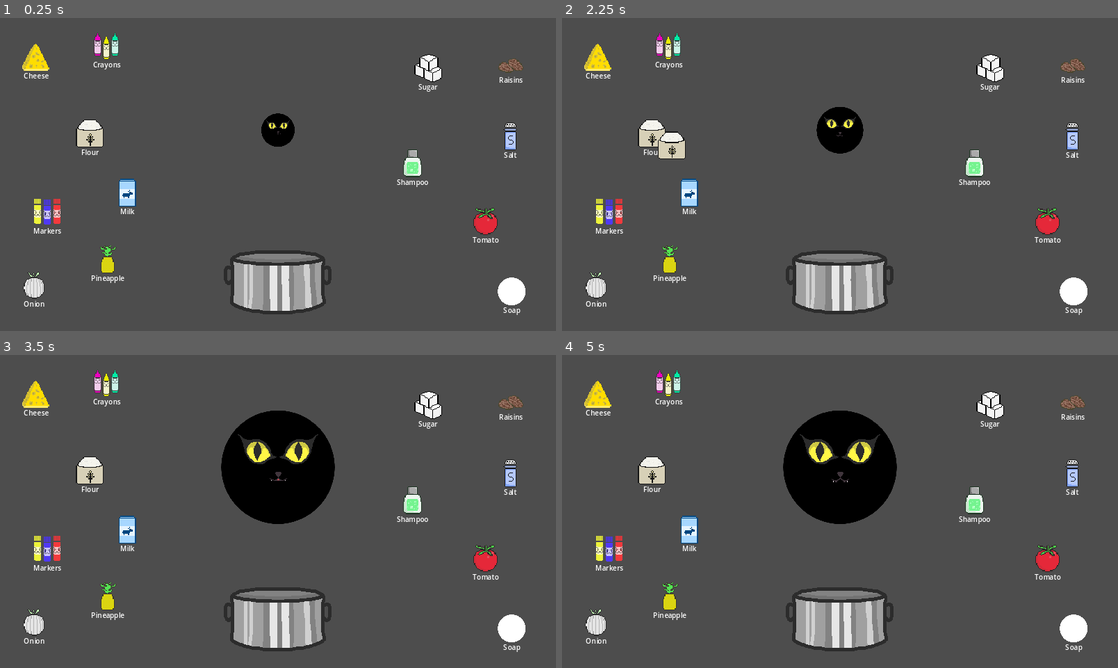
Above: before the commit, frames 1-4 (two rows, left to right).
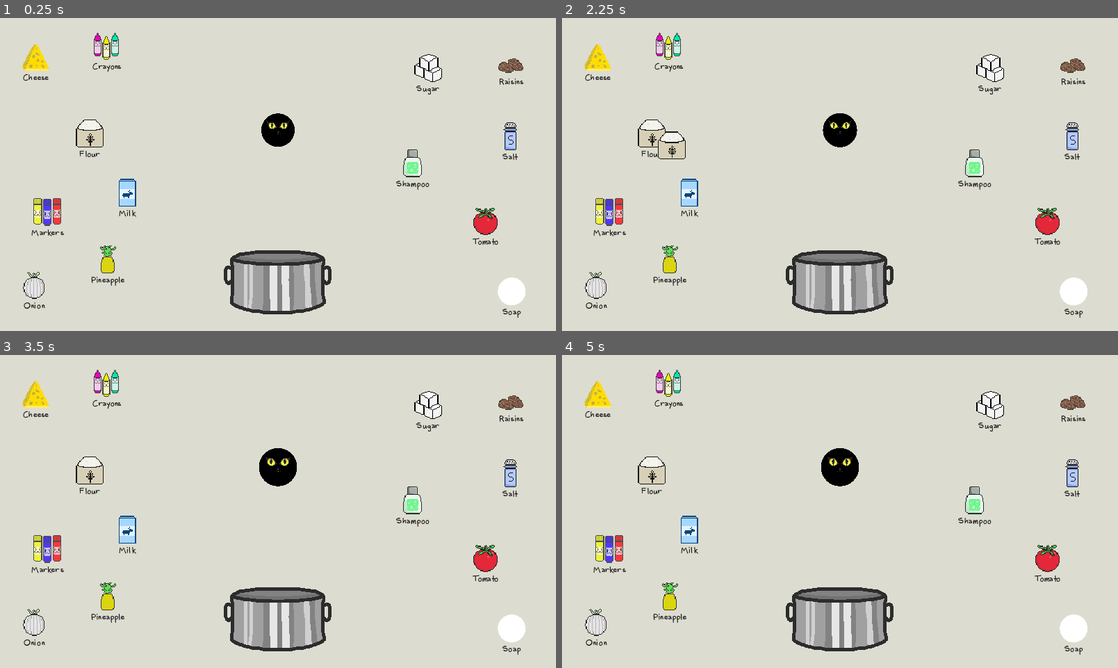
Above: after the commit, the same moments.

Repository: saangosu/Feed-The-Void
Game: Godot game, scene res://levels/main.tscn
Two runs of this game, one before a commit and one after it. Both use one fixed random seed, a clock stepped at 60 frames per second and the inputs below. Sound files missing from this copy of the repository are replaced by a short silence.
Inputs (mouse positions are in pixels of both pictures, inside the frame that each line leads up to):
- Up to frame 1 (0.25 s): no input
- Up to frame 2 (2.25 s): tap Enter at 0.5 s; move the mouse to (595, 58) at 0.52 s; click (595, 58) at 0.67 s; move the mouse to (667, 49) at 1.27 s; click (667, 49) at 1.42 s; move the mouse to (650, 136) at 2.02 s; click (650, 136) at 2.17 s
- Up to frame 3 (3.5 s): move the mouse to (50, 552) at 2.77 s; click (50, 552) at 2.92 s
- Up to frame 4 (5 s): tap Space at 3.5 s; move the mouse to (689, 533) at 3.52 s; click (689, 533) at 3.67 s; tap Enter at 4.25 s; move the mouse to (595, 624) at 4.27 s; click (595, 624) at 4.42 s

The runs differ from the first frame. In frame 1, 92% of the frame differs, in the area x 0-100%, y 0-100%; in frame 2, 92%; in frame 3, 92%; in frame 4, 92%.

Commit message:
done uwu

Diff:
--- a/entities/void_creature.gd
+++ b/entities/void_creature.gd
@@ -28,6 +28,7 @@
 		CustomGlobal.isCooking = false
 		food_value = CustomGlobal.ingredients_value
 		$Mouth.play("Nom")
+		$NommingAudio.play()
 		$EatingTimer.start()
 
 
@@ -35,7 +36,9 @@
 	if !CustomGlobal.has_won:
 		if food_value > 0:
 			if scale.y < maxSize:
-				scale += Vector2(.002, .002) * 50
+				if !$GrowAudio.playing:
+					$GrowAudio.play()
+				scale += Vector2(.006, .006)
 				food_value -= 0.2
 				sizePercentage = scale.y * 100 / maxSize
 			else:
@@ -45,7 +48,9 @@
 			if food_value+0.2 >=0:
 				food_value = 0
 			elif scale.y > minSize:
-				scale -= Vector2(.002, .002)
+				if !$ShrinkAudio.playing:
+					$ShrinkAudio.play()
+				scale -= Vector2(.006, .006)
 				food_value += 0.2
 				sizePercentage = scale.y * 100 / maxSize
 			else:
--- a/entities/void_creature.tscn
+++ b/entities/void_creature.tscn
@@ -18,6 +18,9 @@
 [ext_resource type="Texture2D" uid="uid://cnlc6usnxpwxr" path="res://assets/art/mouth/mlem/mlem_mouth_0004.png" id="13_6pmwp"]
 [ext_resource type="Texture2D" uid="uid://cu1dl4whvhic" path="res://assets/art/mouth/mlem/mlem_mouth_0005.png" id="14_bdwpf"]
 [ext_resource type="Texture2D" uid="uid://csub7h50ct68" path="res://assets/art/mouth/open/open_mouth_0004.png" id="19_jhyd5"]
+[ext_resource type="AudioStream" uid="uid://cdd0muopk1vw3" path="res://assets/sound/nomnomnomnomnomnomnom.mp3" id="19_vj1va"]
+[ext_resource type="AudioStream" uid="uid://c2kfcqs7tt1cd" path="res://assets/sound/smol_noise.mp3" id="20_514e5"]
+[ext_resource type="AudioStream" uid="uid://bvb0stxq8n1ba" path="res://assets/sound/big_noise.mp3" id="21_mqxi4"]
 
 [sub_resource type="SpriteFrames" id="SpriteFrames_cf10s"]
 animations = [{
@@ -195,6 +198,15 @@
 [node name="EatingTimer" type="Timer" parent="."]
 wait_time = 3.0
 one_shot = true
+
+[node name="NommingAudio" type="AudioStreamPlayer2D" parent="."]
+stream = ExtResource("19_vj1va")
+
+[node name="ShrinkAudio" type="AudioStreamPlayer2D" parent="."]
+stream = ExtResource("20_514e5")
+
+[node name="GrowAudio" type="AudioStreamPlayer2D" parent="."]
+stream = ExtResource("21_mqxi4")
 
 [connection signal="animation_finished" from="EyeL" to="." method="_on_eye_l_animation_finished"]
 [connection signal="animation_finished" from="EyeR" to="." method="_on_eye_r_animation_finished"]
--- a/items/ingredient/ingredient_base.gd
+++ b/items/ingredient/ingredient_base.gd
@@ -49,6 +49,8 @@
 
 func move_to_cooking_pot(delta: float):
 	if is_moving:
+		if !$FlyAudio.playing:
+			$FlyAudio.play()
 		ingredient_moving.global_position = ingredient_moving.global_position.move_toward(ingredient_destination.global_position, delta*move_speed)
 	if ingredient_moving != null && ingredient_moving.global_position == ingredient_destination.global_position:
 		is_moving = false
@@ -64,6 +66,7 @@
 			if !is_moving && CustomGlobal.ingredients_limit > CustomGlobal.ingredients_count:
 				set_ingredient_moving()
 				CustomGlobal.add_ingredient(label, ingredient_value, ingredient_multiplier)
+
 				is_moving = true
 
 
--- a/items/ingredient/ingredient_base.tscn
+++ b/items/ingredient/ingredient_base.tscn
@@ -1,7 +1,13 @@
-[gd_scene load_steps=4 format=3 uid="uid://c0ubuu8ewrh"]
+[gd_scene load_steps=7 format=3 uid="uid://c0ubuu8ewrh"]
 
 [ext_resource type="Script" path="res://items/ingredient/ingredient_base.gd" id="1_3oxu4"]
 [ext_resource type="Texture2D" uid="uid://bqwexe1go8gd5" path="res://addons/placeholders/circle.png" id="2_q22ul"]
+[ext_resource type="FontFile" uid="uid://dwtchfr018ffl" path="res://assets/fonts/funnytype.ttf" id="3_twkqv"]
+[ext_resource type="AudioStream" uid="uid://b6v5t8qlab064" path="res://assets/sound/fly_sound.mp3" id="4_ua0eo"]
+
+[sub_resource type="LabelSettings" id="LabelSettings_etofn"]
+font = ExtResource("3_twkqv")
+font_color = Color(0.0846899, 0.0846899, 0.0846899, 1)
 
 [sub_resource type="RectangleShape2D" id="RectangleShape2D_hfkqb"]
 size = Vector2(0, 0)
@@ -19,6 +25,7 @@
 [node name="Label" type="Label" parent="Anchor"]
 offset_right = 40.0
 offset_bottom = 23.0
+label_settings = SubResource("LabelSettings_etofn")
 horizontal_alignment = 1
 autowrap_mode = 2
 
@@ -27,6 +34,9 @@
 [node name="CollisionShape2D" type="CollisionShape2D" parent="Area2D"]
 shape = SubResource("RectangleShape2D_hfkqb")
 
+[node name="FlyAudio" type="AudioStreamPlayer2D" parent="."]
+stream = ExtResource("4_ua0eo")
+
 [connection signal="input_event" from="Area2D" to="." method="_on_area_2d_input_event"]
 [connection signal="mouse_entered" from="Area2D" to="." method="_on_area_2d_mouse_entered"]
 [connection signal="mouse_exited" from="Area2D" to="." method="_on_area_2d_mouse_exited"]
--- a/levels/main.gd
+++ b/levels/main.gd
@@ -17,3 +17,7 @@
 
 func _on_button_pressed():
 	get_tree().change_scene_to_file("res://levels/main.tscn")
+
+
+func _on_music_audio_finished():
+	$MusicAudio.play()
--- a/levels/main.tscn
+++ b/levels/main.tscn
@@ -17,9 +17,21 @@
 [ext_resource type="Texture2D" uid="uid://daoh4cxvs02vs" path="res://assets/art/shampoo.png" id="13_ij7kq"]
 [ext_resource type="Texture2D" uid="uid://bn2618hkva50j" path="res://assets/art/sugar.png" id="14_sdulf"]
 [ext_resource type="Texture2D" uid="uid://cwxcxaj5vvvrn" path="res://assets/art/tomato.png" id="15_flo7c"]
+[ext_resource type="FontFile" uid="uid://dwtchfr018ffl" path="res://assets/fonts/funnytype.ttf" id="18_33yxn"]
+[ext_resource type="AudioStream" uid="uid://f4u4y2dqo1mq" path="res://assets/sound/voidsa_nova_astrolazuli.mp3" id="18_e16j6"]
+
+[sub_resource type="LabelSettings" id="LabelSettings_icmj4"]
+font = ExtResource("18_33yxn")
 
 [node name="Main" type="Node2D"]
 script = ExtResource("1_g4juv")
+
+[node name="ColorRect" type="ColorRect" parent="."]
+light_mask = 0
+offset_right = 1282.0
+offset_bottom = 726.0
+mouse_filter = 2
+color = Color(0.867736, 0.86367, 0.81559, 1)
 
 [node name="VoidCreature" parent="." instance=ExtResource("4_2ifap")]
 position = Vector2(640, 258)
@@ -159,6 +171,7 @@
 saangoosu
 FeedTheMEe
 AstroLazuli"
+label_settings = SubResource("LabelSettings_icmj4")
 horizontal_alignment = 1
 
 [node name="Button" type="Button" parent="EndScreen"]
@@ -167,6 +180,13 @@
 offset_top = 524.0
 offset_right = 686.0
 offset_bottom = 555.0
+theme_override_fonts/font = ExtResource("18_33yxn")
 text = "Play again?"
 
+[node name="MusicAudio" type="AudioStreamPlayer2D" parent="."]
+stream = ExtResource("18_e16j6")
+volume_db = -10.895
+autoplay = true
+
 [connection signal="pressed" from="EndScreen/Button" to="." method="_on_button_pressed"]
+[connection signal="finished" from="MusicAudio" to="." method="_on_music_audio_finished"]
Not shown, added: assets/art/bg.png.import
Binary file added: assets/fonts/funnytype.ttf
Not shown, added: assets/fonts/funnytype.ttf.import
Not shown, added: assets/sound/big_noise.mp3.import
Not shown, added: assets/sound/fly_sound.mp3.import
Not shown, added: assets/sound/smol_noise.mp3.import
Not shown, added: assets/sound/voidsa_nova_astrolazuli.mp3.import
Not shown: 1 places in entities/void_creature.tscn that only renumber resources
Not shown: 1 places in levels/main.tscn that only renumber resources
